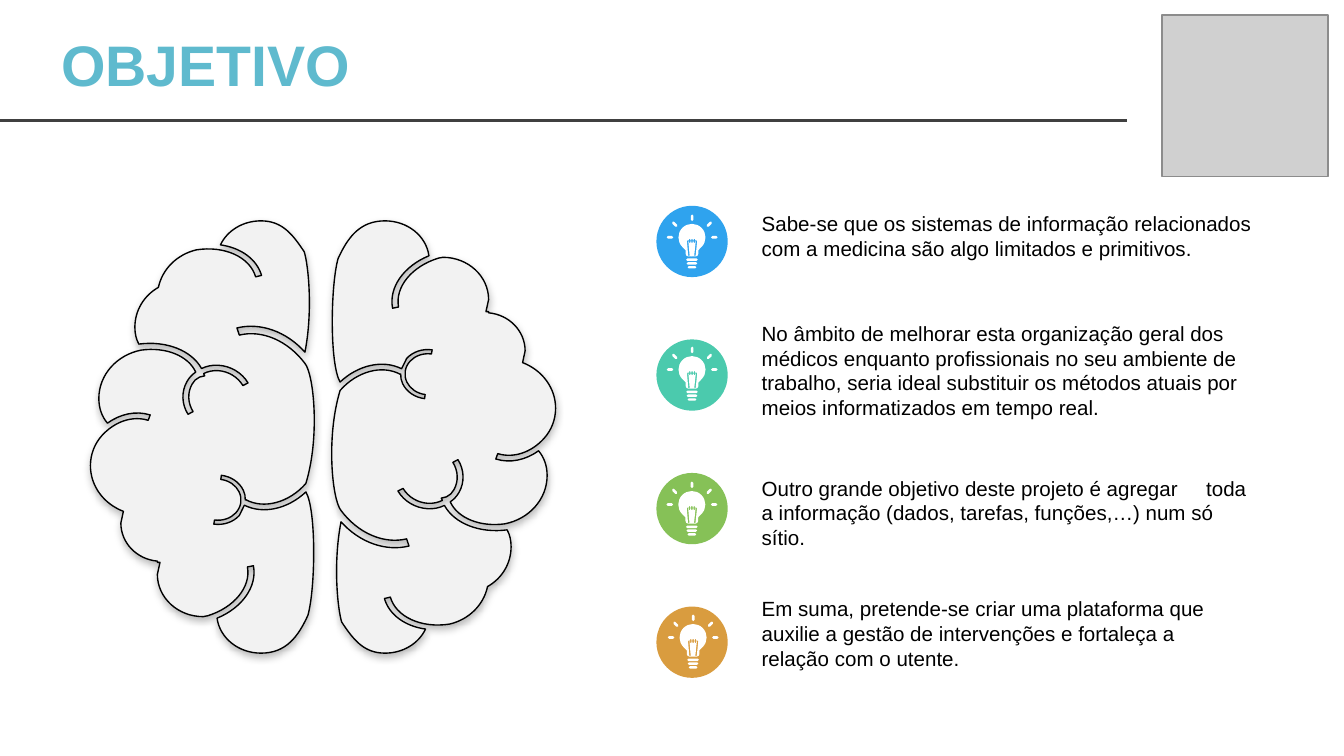
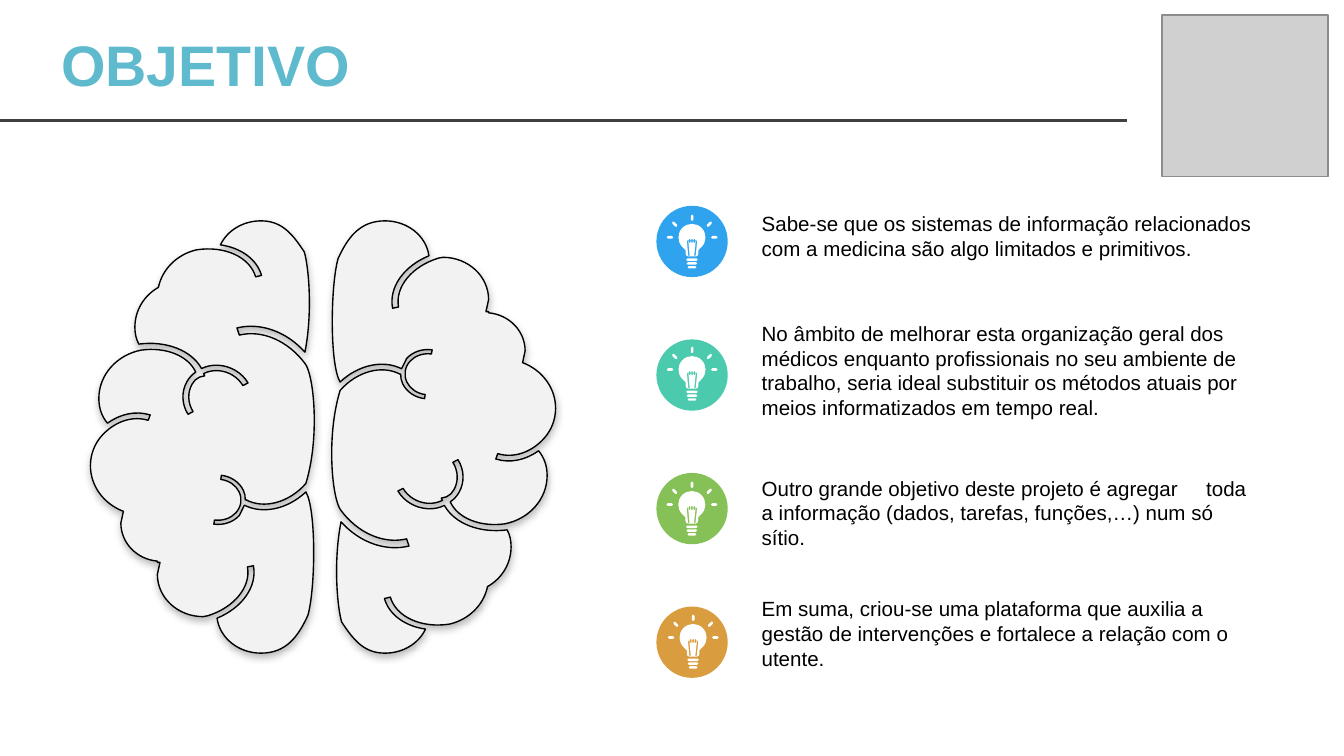
Before and after one commit to BrunoGomes19/mednager, a slide deck: slide 5 of outros/mednager_pitch.pptx (slide 7 before the commit). Drawn at 1344x756 pixels with LibreOffice and Linux fonts; fonts in the diff are those of the drawing; grey boxes stand for pictures; background and template pictures are left out. Boxes give left, top, right and bottom in pixels: in the first picture for what was removed or moved away, otherwise in the second. Text is boxed around its words. In the diff, an @@ line names an element or a change of style, - is before the commit and + after.

```diff
--- a/outros/mednager_pitch.pptx
+++ b/outros/mednager_pitch.pptx
@@ text at <box>762,601,1228,667</box>: text changed @@
-Em suma, pretende-se criar uma plataforma que auxilie a gestão de intervenções e fortaleça a relação com o utente.
+Em suma, criou-se uma plataforma que auxilia a gestão de intervenções e fortalece a relação com o utente.
```
Also in this commit, not shown: 1 other slide changed, 2 slides removed.
